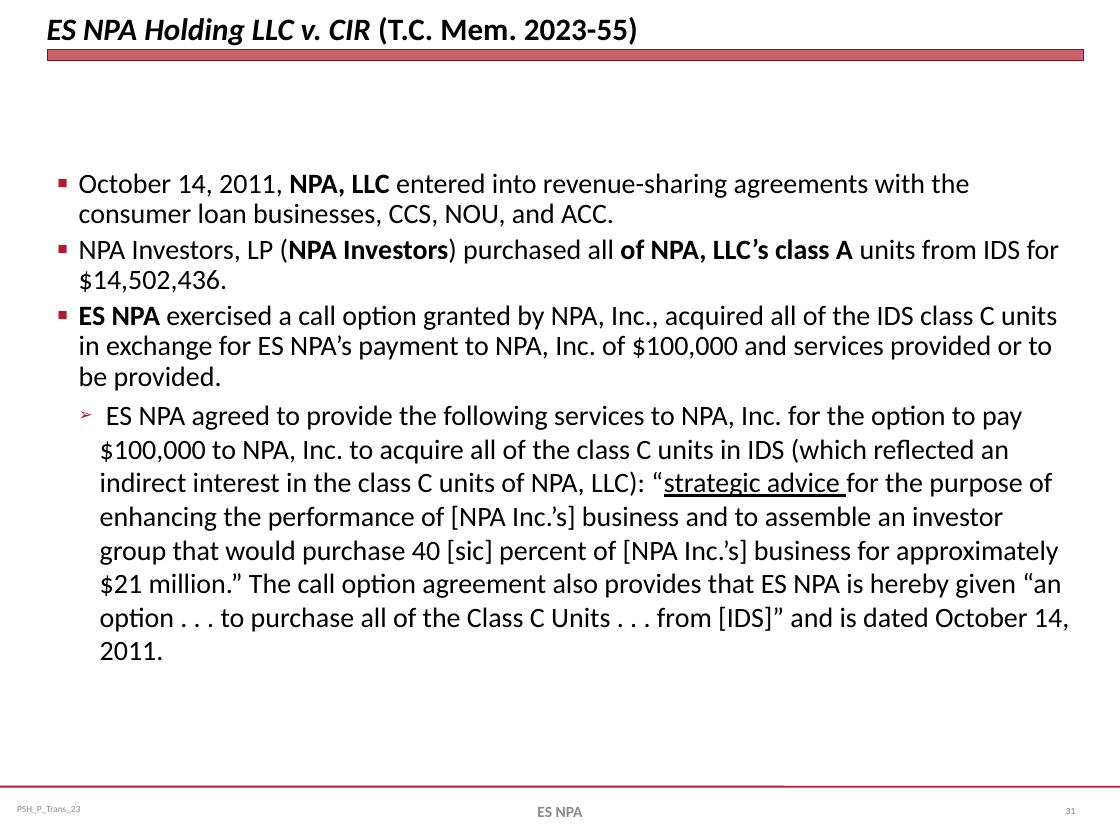
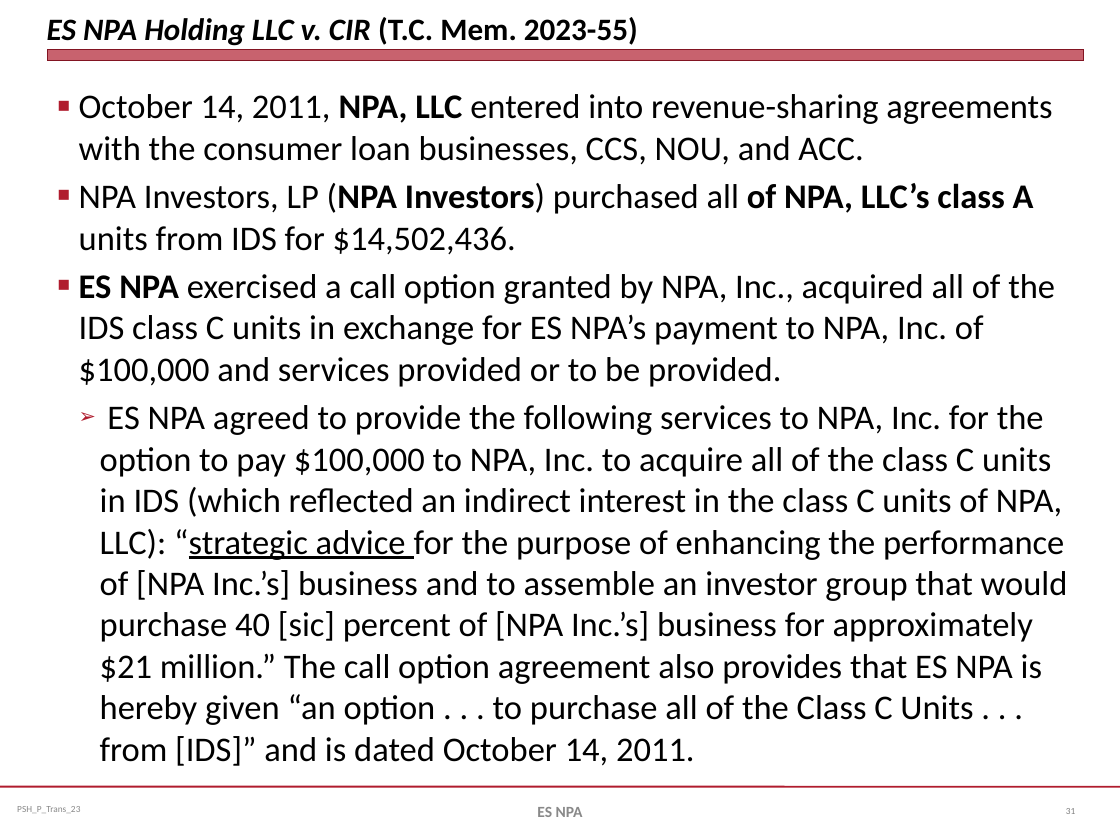
Before and after one commit to jmc877/Partnership-Tax, a slide deck: slide 31 of slides/PSH_P_Trans_23.pptx. Drawn at 1120x840 pixels with LibreOffice and Linux fonts; fonts in the diff are those of the drawing. Boxes give left, top, right and bottom in pixels: in the first picture for what was removed or moved away, otherwise in the second. Text is boxed around its words. In the diff, an @@ line names an element or a change of style, - is before the commit and + after.

```diff
--- a/slides/PSH_P_Trans_23.pptx
+++ b/slides/PSH_P_Trans_23.pptx
@@ text "October 14, 2011, NPA, LLC ...": place and size @@
-text "October 14, 2011, NPA, LLC ..." at bbox=[79, 173, 1069, 660]
+text "October 14, 2011, NPA, LLC ..." at bbox=[79, 94, 1068, 766]
@@ text "October 14, 2011, NPA, LLC ..." at bbox=[79, 94, 1068, 766]: size 18 to 22.2 pt; line spacing 0.9 to 1 @@
```
Also in this commit, not shown: 2 other slides changed, 2 other files.
